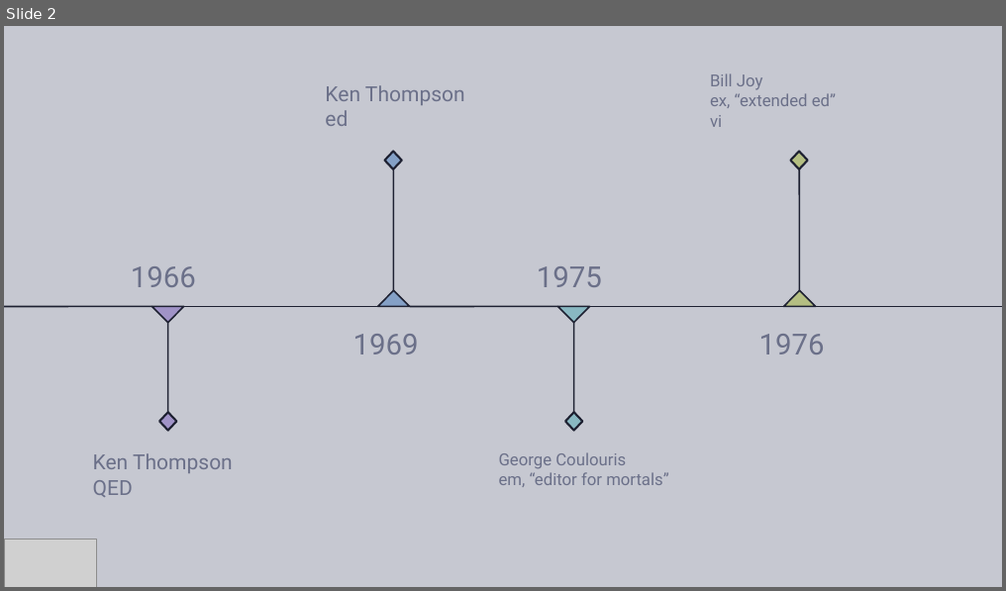
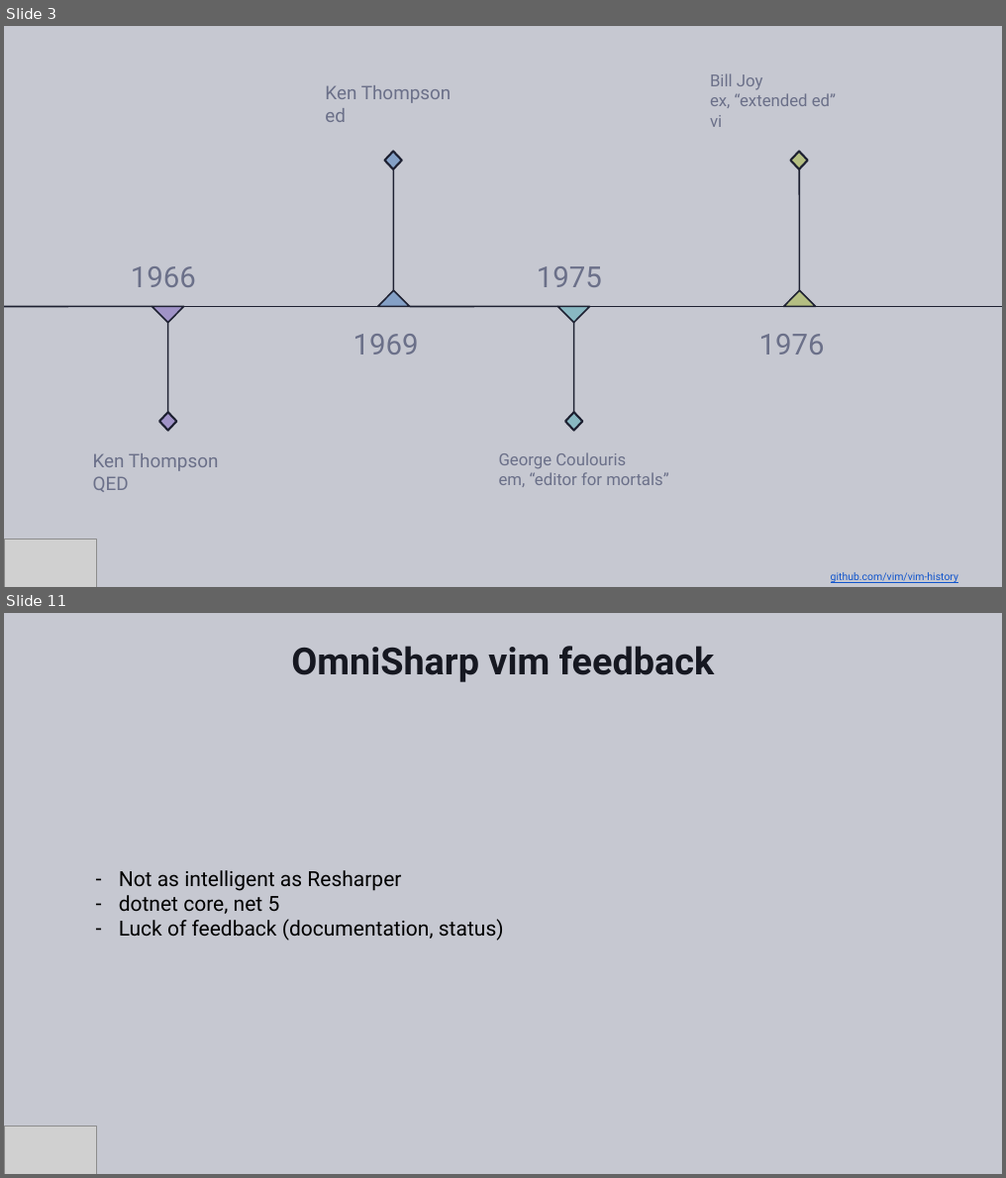
Before and after one commit to Ungerfall/ungerfall.github.io, a slide deck: presentation/vim/vim-in-dotnet.pptx. Shown one above the other, each under a label of ours: slide 2 before the commit, slides 3 and 11 after it; the slides between them are not shown. The pictures are 1006x591 and 1006x1178 pixels, drawn with LibreOffice and Linux fonts; fonts in the diff are those of the drawing; grey boxes stand for pictures; background and template pictures are left out. Boxes give left, top, right and bottom in pixels: in the first picture for what was removed or moved away, otherwise in the second. Text is boxed around its words. In the diff, an @@ line names an element or a change of style, - is before the commit and + after.

```diff
--- a/presentation/vim/vim-in-dotnet.pptx
+++ b/presentation/vim/vim-in-dotnet.pptx
@@ slide 11 added at [4,613,1002,1174], background #C6C8D1 @@
@@ title added at [291,646,715,682], 36 pt, text #161821, bold @@
+OmniSharp vim feedback
@@ text added at [119,870,504,941], 20 pt, text #000000 @@
+– Not as intelligent as Resharper
+– dotnet core, net 5
+– Luck of feedback (documentation, status)
@@ picture added at [4,1127,97,1174] @@
@@ what was slide 2 is now slide 3 @@
@@ slide 3 changed as well @@
@@ text "Ken Thompson" at [325,85,451,122]: size 20 to 18 pt @@
@@ text "Ken Thompson" at [93,454,219,492]: size 20 to 18 pt @@
@@ text added at [831,572,958,583], 10 pt, text #1155CC, underline @@
+github.com/vim/vim-history
```
Also in this commit, not shown: 23 other slides added, 1 slide removed.
